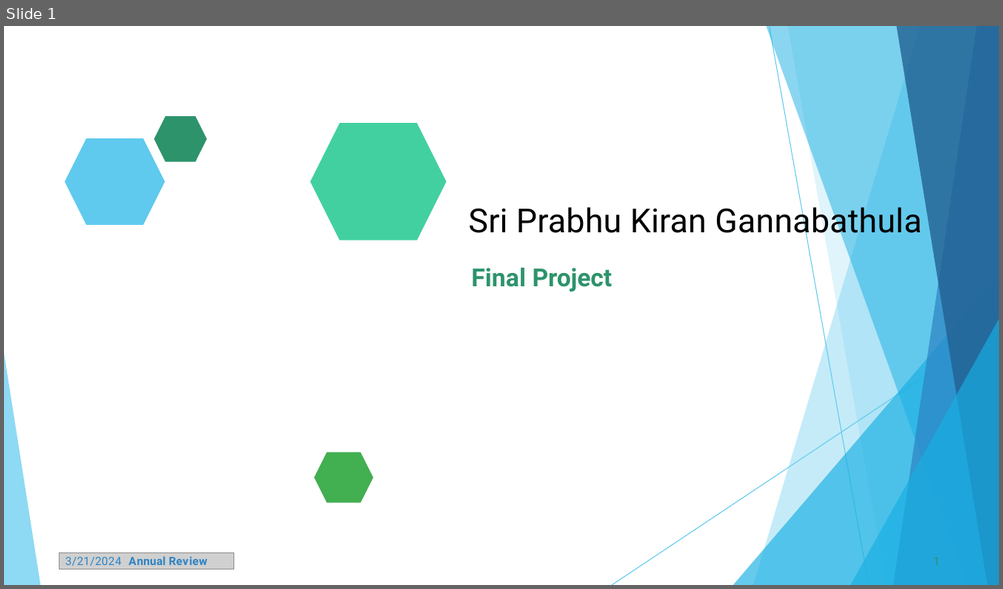
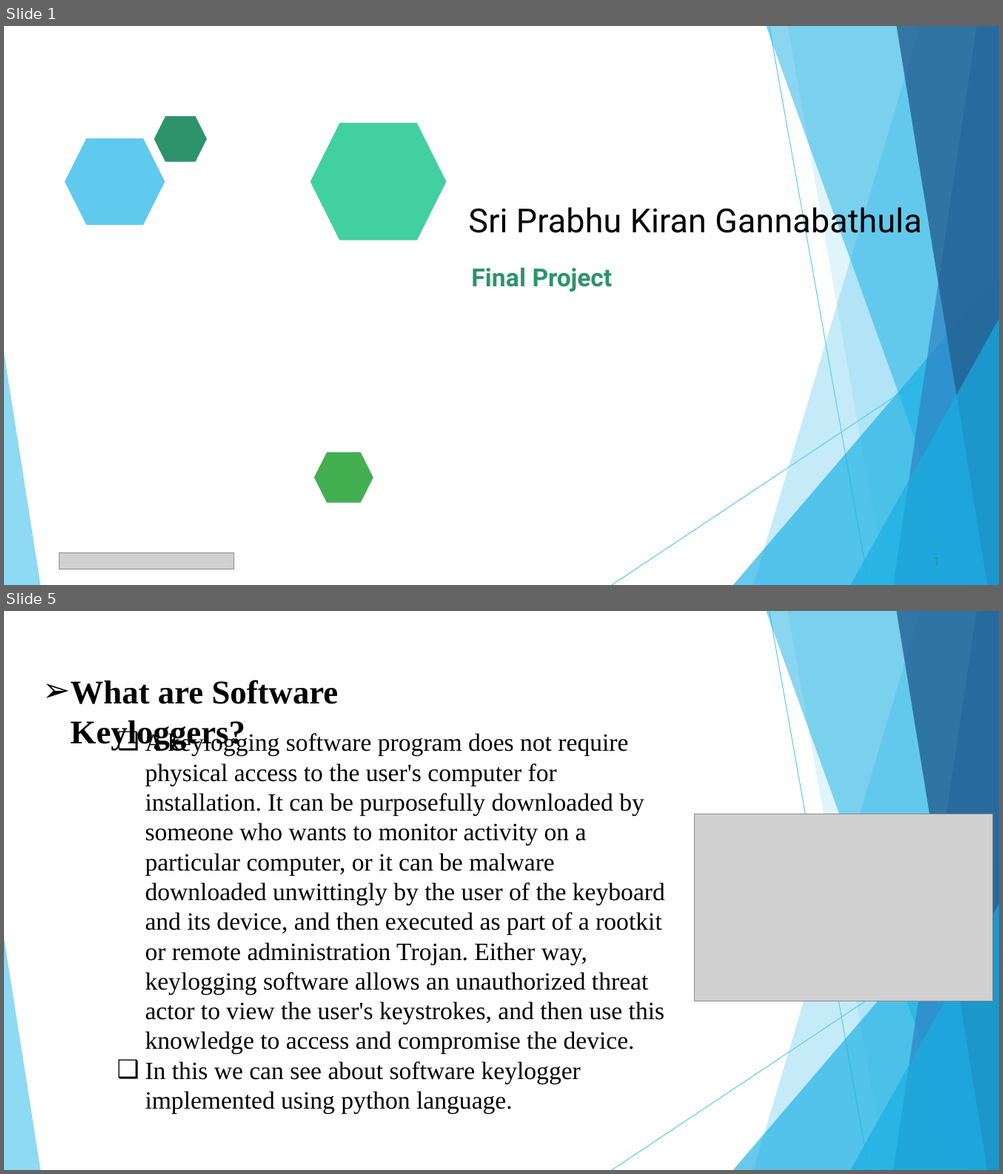
Before and after one commit to kiran-011/CS-Project, a slide deck: Cs-Project.pptx. Shown one above the other, each under a label of ours: slide 1 before the commit, slides 1 and 5 after it; the slides between them are not shown. The pictures are 1003x589 and 1003x1174 pixels, drawn with LibreOffice and Linux fonts; fonts in the diff are those of the drawing; grey boxes stand for pictures. Boxes give left, top, right and bottom in pixels: in the first picture for what was removed or moved away, otherwise in the second. Text is boxed around its words. In the diff, an @@ line names an element or a change of style, - is before the commit and + after.

```diff
--- a/Cs-Project.pptx
+++ b/Cs-Project.pptx
@@ slide 5 added at [4, 611, 999, 1170], background #FFFFFF; not listed: 10 template elements that a slide beside it also shows @@
@@ text added at [71, 680, 338, 750], 32 pt, text #000000, bold @@
+➢ What are Software Keyloggers?
@@ text added at [145, 732, 665, 1114], 24 pt, text #000000 @@
+  ❑ A keylogging software program does not require physical access to the user's computer for installation. It can be purposefully downloaded by someone who wants to monitor activity on a particular computer, or it can be malware downloaded unwittingly by the user of the keyboard and its device, and then executed as part of a rootkit or remote administration Trojan. Either way, keylogging software allows an unauthorized threat actor to view the user's keystrokes, and then use this knowledge to access and compromise the device.
+  ❑ In this we can see about software keylogger implemented using python language.
@@ picture added at [694, 815, 993, 1002] @@
@@ slide 1 changed as well @@
@@ text removed at [65, 557, 208, 566] @@
-3/21/2024 Annual Review
```
Also in this commit, not shown: 7 other slides changed, 7 other slides added, 2 slides removed.
